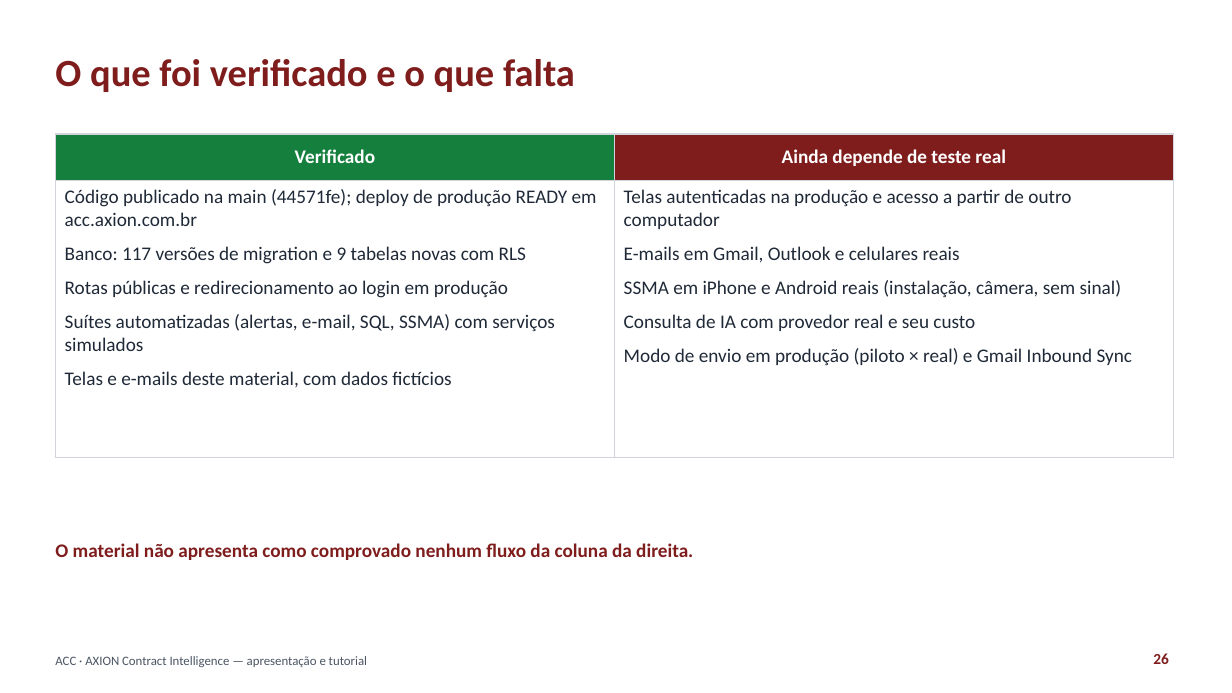
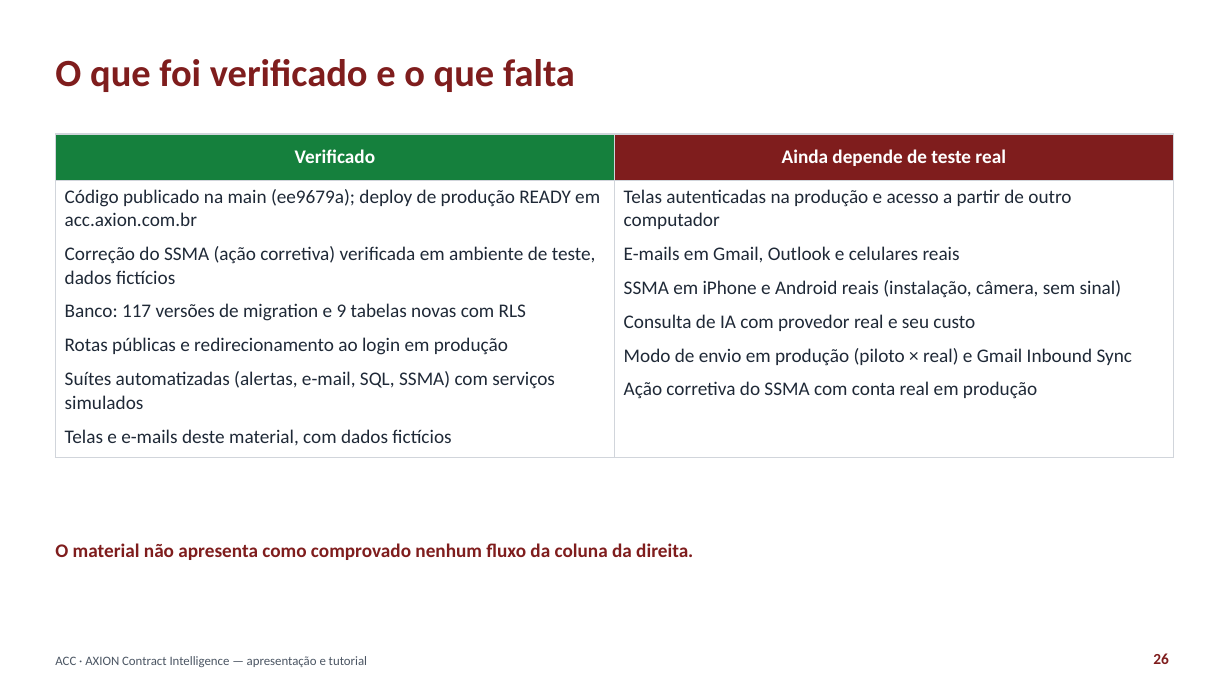
Before and after one commit to axionconstrucoes/axion-contract-intelligence, a slide deck: slide 26 of apps/web/content/tutorial/ACC-apresentacao-e-tutorial.pptx. Drawn at 1232x693 pixels with LibreOffice and Linux fonts; fonts in the diff are those of the drawing. Boxes give left, top, right and bottom in pixels: in the first picture for what was removed or moved away, otherwise in the second. Text is boxed around its words. In the diff, an @@ line names an element or a change of style, - is before the commit and + after.

```diff
--- a/apps/web/content/tutorial/ACC-apresentacao-e-tutorial.pptx
+++ b/apps/web/content/tutorial/ACC-apresentacao-e-tutorial.pptx
@@ table at bbox=[55, 134, 1174, 449] @@
-row 2, column 1: Código publicado na main (44571fe); deploy de produção READY em acc.axion.com.br / Banco: 117 versões de migration e 9 tabelas novas com RLS / Rotas públicas e redirecionamento ao login em produção / Suítes automatizadas (alertas, e-mail, SQL, SSMA) com serviços simulados / Telas e e-mails deste material, com dados fictícios
+row 2, column 1: Código publicado na main (ee9679a); deploy de produção READY em acc.axion.com.br / Correção do SSMA (ação corretiva) verificada em ambiente de teste, dados fictícios / Banco: 117 versões de migration e 9 tabelas novas com RLS / Rotas públicas e redirecionamento ao login em produção / Suítes automatizadas (alertas, e-mail, SQL, SSMA) com serviços simulados / Telas e e-mails deste material, com dados fictícios
-row 2, column 2: Telas autenticadas na produção e acesso a partir de outro computador / E-mails em Gmail, Outlook e celulares reais / SSMA em iPhone e Android reais (instalação, câmera, sem sinal) / Consulta de IA com provedor real e seu custo / Modo de envio em produção (piloto × real) e Gmail Inbound Sync
+row 2, column 2: Telas autenticadas na produção e acesso a partir de outro computador / E-mails em Gmail, Outlook e celulares reais / SSMA em iPhone e Android reais (instalação, câmera, sem sinal) / Consulta de IA com provedor real e seu custo / Modo de envio em produção (piloto × real) e Gmail Inbound Sync / Ação corretiva do SSMA com conta real em produção
```
Also in this commit, not shown: 5 other slides changed, 1 other file.
